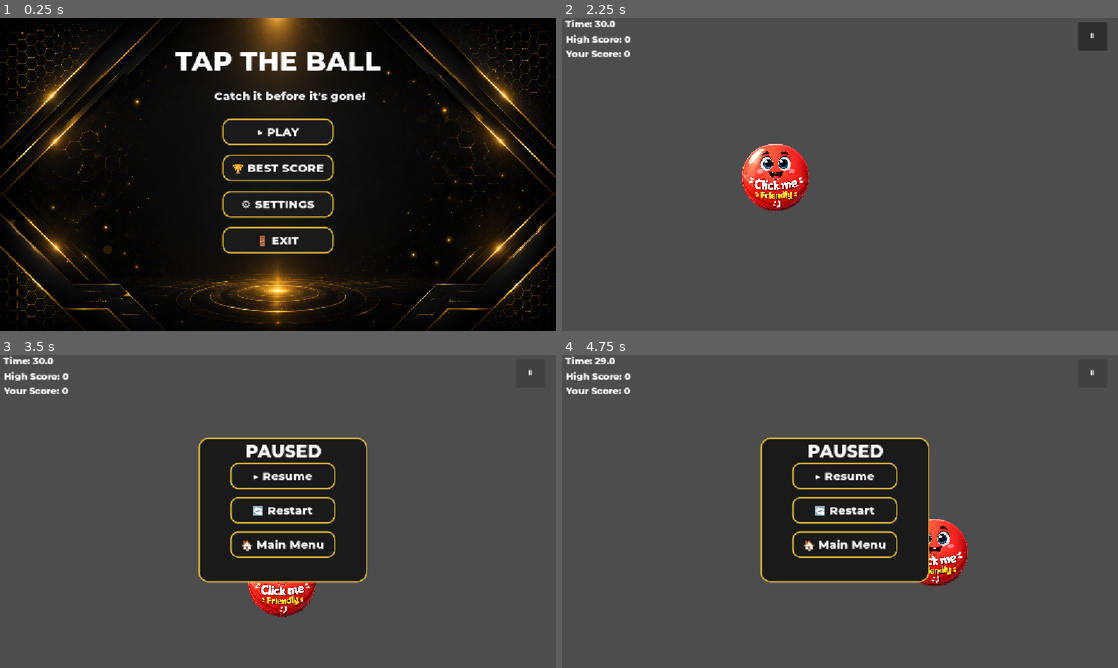
Above: before the commit, frames 1-4 (two rows, left to right).
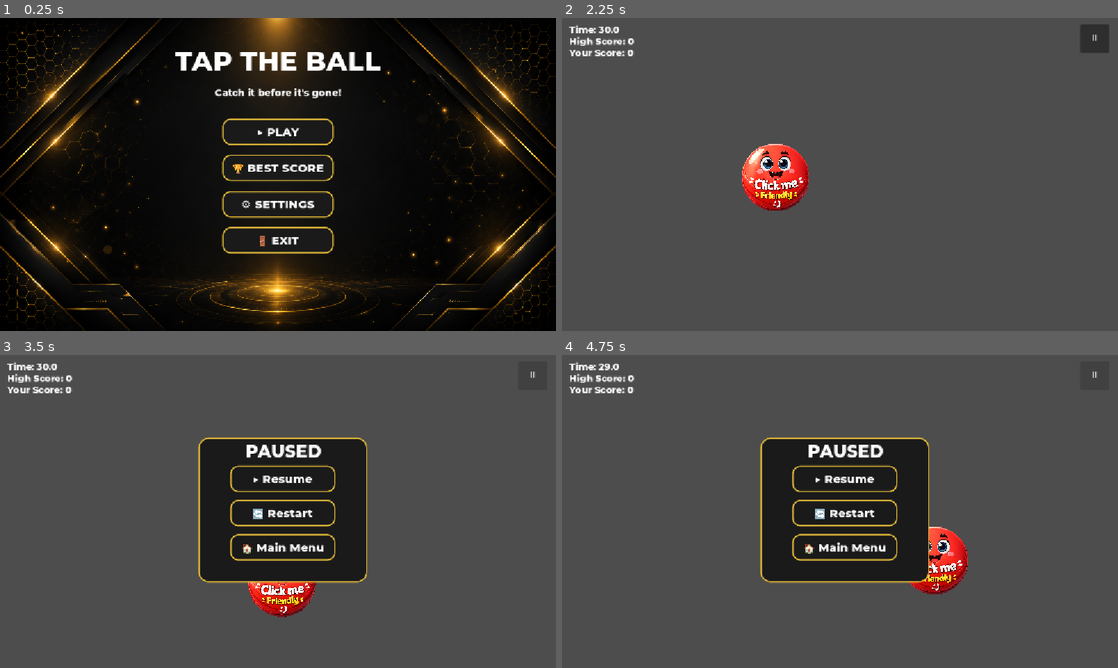
Above: after the commit, the same moments.

Repository: neotechops/tap-the-ball
Game: Godot game, scene res://Scenes/MainMenu.tscn
The game is run twice, just before and just after one commit, with the same random seed, the same clock (stepped at 60 frames per second) and the same inputs. Sound files missing from this copy of the repository are replaced by a short silence.
Inputs:
- Up to frame 1 (0.25 s): no input
- Up to frame 2 (2.25 s): click "🏆 BEST SCORE" at 0.5 s; click "← BACK" at 1.25 s; click "▶ PLAY" at 2 s
- Up to frame 3 (3.5 s): click "⏸" at 2.75 s
- Up to frame 4 (4.75 s): click "▶ Resume" at 3.5 s; click "⏸" at 4.25 s

The runs differ from the first frame. In frame 1, 0.6% of the frame differs, in the area x 38-66%, y 22-27%; in frame 2, 0.8%; in frame 3, 3.0%; in frame 4, 4.3%, in the area x 0-97%, y 0-77%.

Commit message:
Update UI

Diff:
--- a/Scenes/BestScore.tscn
+++ b/Scenes/BestScore.tscn
@@ -121,11 +121,18 @@
 label_settings = SubResource("LabelSettings_mjvk5")
 
 [node name="BackButton" type="Button" parent="." unique_id=1366097070]
-layout_mode = 0
-offset_left = 500.0
-offset_top = 450.0
-offset_right = 634.0
-offset_bottom = 505.0
+layout_mode = 1
+anchors_preset = 7
+anchor_left = 0.5
+anchor_top = 1.0
+anchor_right = 0.5
+anchor_bottom = 1.0
+offset_left = -67.0
+offset_top = -220.0
+offset_right = 67.0
+offset_bottom = -165.0
+grow_horizontal = 2
+grow_vertical = 0
 theme = ExtResource("2_vokgr")
 theme_override_colors/font_color = Color(1, 1, 1, 1)
 theme_override_colors/font_hover_color = Color(0, 0, 0, 1)
--- a/Scenes/Main.tscn
+++ b/Scenes/Main.tscn
@@ -73,80 +73,107 @@
 [node name="Ball" parent="." unique_id=241866107 instance=ExtResource("1_r150o")]
 position = Vector2(400, 300)
 
-[node name="ScoreLabel" type="Label" parent="." unique_id=263713063]
-offset_left = 8.0
-offset_top = 62.0
-offset_right = 183.0
-offset_bottom = 116.0
-theme_override_fonts/font = ExtResource("4_rgh2o")
-text = "Your Score: 0"
-label_settings = SubResource("LabelSettings_idj7w")
-
-[node name="HighScoreLabel" type="Label" parent="." unique_id=1237796753]
-offset_left = 8.0
-offset_top = 32.0
-offset_right = 183.0
-offset_bottom = 86.0
-theme_override_fonts/font = ExtResource("4_rgh2o")
-text = "High Score: 0"
-label_settings = SubResource("LabelSettings_idj7w")
-
 [node name="GameTimer" type="Timer" parent="." unique_id=1054748173]
 wait_time = 30.0
 one_shot = true
 autostart = true
 
-[node name="TimerLabel" type="Label" parent="." unique_id=259311443]
-offset_left = 7.0
-offset_right = 72.0
-offset_bottom = 23.0
-theme_override_fonts/font = ExtResource("4_rgh2o")
+[node name="UI" type="CanvasLayer" parent="." unique_id=28670840]
+follow_viewport_enabled = true
+
+[node name="RootUI" type="Control" parent="UI" unique_id=2024548523]
+layout_mode = 3
+anchors_preset = 15
+anchor_right = 1.0
+anchor_bottom = 1.0
+grow_horizontal = 2
+grow_vertical = 2
+mouse_filter = 2
+
+[node name="ScoreLabel" type="Label" parent="UI/RootUI" unique_id=263713063]
+layout_mode = 0
+offset_left = 15.0
+offset_top = 60.0
+offset_right = 190.0
+offset_bottom = 114.0
+theme_override_fonts/font = ExtResource("4_rgh2o")
+theme_override_font_sizes/font_size = 20
+text = "Your Score: 0"
+label_settings = SubResource("LabelSettings_idj7w")
+
+[node name="HighScoreLabel" type="Label" parent="UI/RootUI" unique_id=1237796753]
+layout_mode = 1
+offset_left = 15.0
+offset_top = 36.0
+offset_right = 190.0
+offset_bottom = 90.0
+theme_override_fonts/font = ExtResource("4_rgh2o")
+theme_override_font_sizes/font_size = 20
+text = "High Score: 0"
+label_settings = SubResource("LabelSettings_idj7w")
+
+[node name="TimerLabel" type="Label" parent="UI/RootUI" unique_id=259311443]
+layout_mode = 0
+offset_left = 15.0
+offset_top = 12.0
+offset_right = 101.0
+offset_bottom = 36.0
+theme_override_fonts/font = ExtResource("4_rgh2o")
+theme_override_font_sizes/font_size = 20
 text = "Time: 30"
 label_settings = SubResource("LabelSettings_kln2b")
 
-[node name="RestartButton" type="Button" parent="." unique_id=290253272]
+[node name="RestartButton" type="Button" parent="UI/RootUI" unique_id=290253272]
 visible = false
-anchors_preset = 12
-anchor_top = 1.0
+layout_mode = 1
+anchors_preset = 8
+anchor_left = 0.5
+anchor_top = 0.5
+anchor_right = 0.5
+anchor_bottom = 0.5
+offset_left = -53.0
+offset_top = -299.0
+offset_right = 56.0
+offset_bottom = -268.0
+grow_horizontal = 2
+grow_vertical = 2
+offset_transform_enabled = true
+theme_override_fonts/font = ExtResource("4_rgh2o")
+theme_override_font_sizes/font_size = 18
+text = "Play Again?"
+
+[node name="PauseButton" type="Button" parent="UI/RootUI" unique_id=1213500474]
+layout_mode = 1
+anchors_preset = 1
+anchor_left = 1.0
 anchor_right = 1.0
-anchor_bottom = 1.0
-offset_left = 535.0
-offset_top = 9.0
-offset_right = 630.0
-offset_bottom = 40.0
-grow_horizontal = 2
-grow_vertical = 0
-theme_override_fonts/font = ExtResource("4_rgh2o")
-text = "Play Again?"
-
-[node name="PauseButton" type="Button" parent="." unique_id=1213500474]
-anchors_preset = 10
-anchor_right = 1.0
-offset_left = 1070.0
-offset_top = 8.0
-offset_right = 1130.0
-offset_bottom = 68.0
-grow_horizontal = 2
-theme_override_fonts/font = ExtResource("4_rgh2o")
+offset_left = -78.0
+offset_top = 13.0
+offset_right = -18.0
+offset_bottom = 73.0
+grow_horizontal = 0
+theme_override_fonts/font = ExtResource("4_rgh2o")
+theme_override_font_sizes/font_size = 18
 text = "⏸"
 
-[node name="PausePanel" type="Panel" parent="." unique_id=460393327]
+[node name="PausePanel" type="Panel" parent="UI/RootUI" unique_id=460393327]
 process_mode = 2
 visible = false
+layout_mode = 1
 anchors_preset = 8
 anchor_left = 0.5
 anchor_top = 0.5
 anchor_right = 0.5
 anchor_bottom = 0.5
-offset_left = 411.0
-offset_top = 171.0
-offset_right = 761.0
-offset_bottom = 471.0
+offset_left = -165.0
+offset_top = -153.0
+offset_right = 185.0
+offset_bottom = 147.0
 grow_horizontal = 2
 grow_vertical = 2
 theme_override_styles/panel = SubResource("StyleBoxFlat_rgh2o")
 
-[node name="PauseTitle" type="Label" parent="PausePanel" unique_id=867111502]
+[node name="PauseTitle" type="Label" parent="UI/RootUI/PausePanel" unique_id=867111502]
 layout_mode = 1
 anchors_preset = 5
 anchor_left = 0.5
@@ -161,7 +188,7 @@
 theme_override_font_sizes/font_size = 36
 text = "PAUSED"
 
-[node name="ButtonContainer" type="VBoxContainer" parent="PausePanel" unique_id=392212989]
+[node name="ButtonContainer" type="VBoxContainer" parent="UI/RootUI/PausePanel" unique_id=392212989]
 layout_mode = 1
 anchors_preset = 8
 anchor_left = 0.5
@@ -169,14 +196,14 @@
 anchor_right = 0.5
 anchor_bottom = 0.5
 offset_left = -109.0
-offset_top = -97.5
+offset_top = -92.0
 offset_right = 109.0
-offset_bottom = 97.5
+offset_bottom = 105.0
 grow_horizontal = 2
 grow_vertical = 2
 theme_override_constants/separation = 16
 
-[node name="ResumeButton" type="Button" parent="PausePanel/ButtonContainer" unique_id=429942054]
+[node name="ResumeButton" type="Button" parent="UI/RootUI/PausePanel/ButtonContainer" unique_id=429942054]
 layout_mode = 2
 theme = ExtResource("3_kln2b")
 theme_override_colors/font_color = Color(1, 1, 1, 1)
@@ -188,7 +215,7 @@
 theme_override_styles/hover = SubResource("StyleBoxFlat_ghw46")
 text = "▶ Resume"
 
-[node name="RestartButton" type="Button" parent="PausePanel/ButtonContainer" unique_id=1962051025]
+[node name="RestartButton" type="Button" parent="UI/RootUI/PausePanel/ButtonContainer" unique_id=1962051025]
 layout_mode = 2
 theme = ExtResource("3_kln2b")
 theme_override_colors/font_color = Color(1, 1, 1, 1)
@@ -200,7 +227,7 @@
 theme_override_styles/hover = SubResource("StyleBoxFlat_ghw46")
 text = "🔄 Restart"
 
-[node name="MainMenuButton" type="Button" parent="PausePanel/ButtonContainer" unique_id=1388713097]
+[node name="MainMenuButton" type="Button" parent="UI/RootUI/PausePanel/ButtonContainer" unique_id=1388713097]
 layout_mode = 2
 theme = ExtResource("3_kln2b")
 theme_override_colors/font_color = Color(1, 1, 1, 1)
@@ -213,4 +240,4 @@
 text = "🏠 Main Menu"
 
 [connection signal="timeout" from="GameTimer" to="." method="_on_game_timer_timeout"]
-[connection signal="pressed" from="RestartButton" to="." method="_on_restart_button_pressed"]
+[connection signal="pressed" from="UI/RootUI/RestartButton" to="." method="_on_restart_button_pressed"]
--- a/Scenes/MainMenu.tscn
+++ b/Scenes/MainMenu.tscn
@@ -4,11 +4,6 @@
 [ext_resource type="Texture2D" uid="uid://cquq5ulm52gru" path="res://Assests/Images/main_menu_background.png" id="2_853f1"]
 [ext_resource type="Theme" uid="uid://cndttn6whic33" path="res://Assests/Themes/MainMenuTheme.tres" id="3_8saeu"]
 [ext_resource type="FontFile" uid="uid://cdsgy0twi7xee" path="res://Assests/Fonts/Montserrat-ExtraBold.ttf" id="3_ghw46"]
-
-[sub_resource type="LabelSettings" id="LabelSettings_bnhvo"]
-font = ExtResource("3_ghw46")
-font_size = 24
-font_color = Color(0.984716, 0.9849116, 0.995617, 1)
 
 [sub_resource type="StyleBoxFlat" id="StyleBoxFlat_vb1ha"]
 content_margin_left = 20.0
@@ -87,15 +82,16 @@
 horizontal_alignment = 1
 
 [node name="Subtitle" type="Label" parent="." unique_id=589766002]
-layout_mode = 0
-offset_left = 444.0
-offset_top = 146.0
-offset_right = 725.0
-offset_bottom = 180.0
+layout_mode = 1
+anchors_preset = 10
+anchor_right = 1.0
+offset_top = 142.0
+offset_bottom = 168.0
+grow_horizontal = 2
 theme_override_fonts/font = ExtResource("3_ghw46")
 theme_override_font_sizes/font_size = 20
 text = "Catch it before it's gone!"
-label_settings = SubResource("LabelSettings_bnhvo")
+horizontal_alignment = 1
 
 [node name="MenuButtons" type="VBoxContainer" parent="." unique_id=1839985007]
 layout_mode = 1
--- a/Scripts/Ball.gd
+++ b/Scripts/Ball.gd
@@ -34,8 +34,10 @@
 		position.y = half_height
 		speed.y *= -1
 
-	if position.y > screen_size.y - half_height:
-		position.y = screen_size.y - half_height
+	var bottom_offset = 8
+
+	if position.y > screen_size.y - half_height + bottom_offset:
+		position.y = screen_size.y - half_height + bottom_offset
 		speed.y *= -1
 
 
@@ -49,17 +51,6 @@
 		ball_clicked.emit()
 		move_to_random_position()
 
-		var screen_size = get_viewport_rect().size
-
-		position.x = randf_range(
-			sprite.texture.get_width() * sprite.scale.x / 2,
-			screen_size.x - sprite.texture.get_width() * sprite.scale.x / 2
-		)
-
-		position.y = randf_range(
-			sprite.texture.get_height() * sprite.scale.y / 2,
-			screen_size.y - sprite.texture.get_height() * sprite.scale.y / 2
-		)
 
 func move_to_random_position():
 	var screen_size = get_viewport_rect().size
--- a/Scripts/Main.gd
+++ b/Scripts/Main.gd
@@ -5,20 +5,20 @@
 var is_paused = false
 var new_high_score_celebrated = false
 
-@onready var high_score_label = $HighScoreLabel
-@onready var restart_button = $RestartButton
-@onready var score_label = $ScoreLabel
-@onready var timer_label = $TimerLabel
+@onready var high_score_label = $UI/RootUI/HighScoreLabel
+@onready var restart_button = $UI/RootUI/RestartButton
+@onready var score_label = $UI/RootUI/ScoreLabel
+@onready var timer_label = $UI/RootUI/TimerLabel
 @onready var ball = $Ball
 @onready var game_timer = $GameTimer
-@onready var pause_button = $PauseButton
-@onready var pause_panel = $PausePanel
-@onready var resume_button = $PausePanel/ButtonContainer/ResumeButton
-@onready var pause_restart_button = $PausePanel/ButtonContainer/RestartButton
-@onready var main_menu_button = $PausePanel/ButtonContainer/MainMenuButton
+@onready var pause_button = $UI/RootUI/PauseButton
+@onready var pause_panel = $UI/RootUI/PausePanel
+@onready var resume_button = $UI/RootUI/PausePanel/ButtonContainer/ResumeButton
+@onready var pause_restart_button = $UI/RootUI/PausePanel/ButtonContainer/RestartButton
+@onready var main_menu_button = $UI/RootUI/PausePanel/ButtonContainer/MainMenuButton
 
 func _ready():
-	GameSettings.reset_high_score() # Uncomment the line only when testing as it is added to reset score to test.
+	#GameSettings.reset_high_score() # Uncomment the line only when testing as it is added to reset score to test.
 	ball.ball_clicked.connect(_on_ball_clicked)
 
 	pause_button.pressed.connect(_on_pause_pressed)
--- a/project.godot
+++ b/project.godot
@@ -34,3 +34,4 @@
 [rendering]
 
 rendering_device/driver.windows="d3d12"
+textures/vram_compression/import_etc2_astc=true
Not shown, added: export_presets.cfg
Not shown, added: Builds/TapTheBall.apk
Not shown, added: Builds/TapTheBall.apk.idsig
